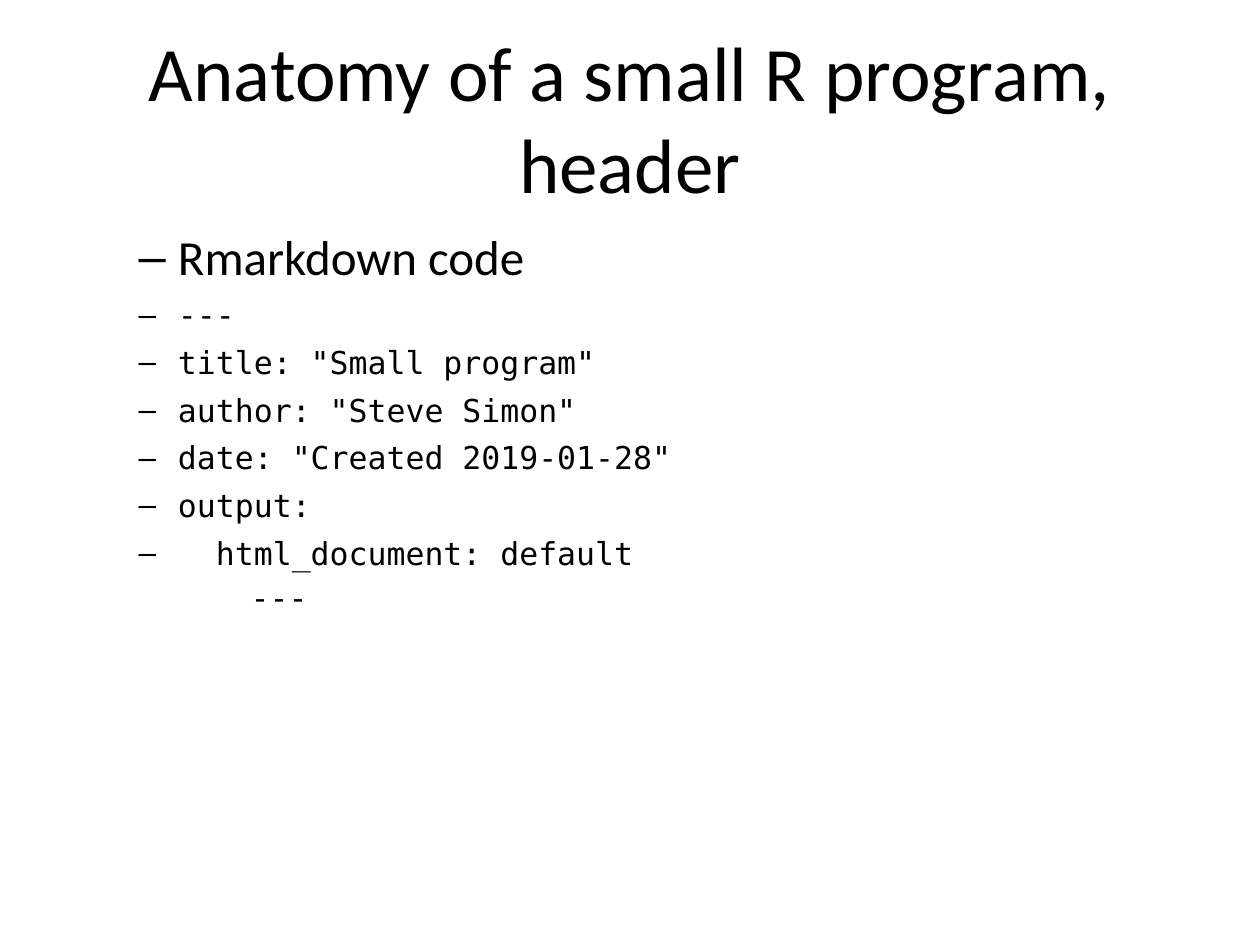
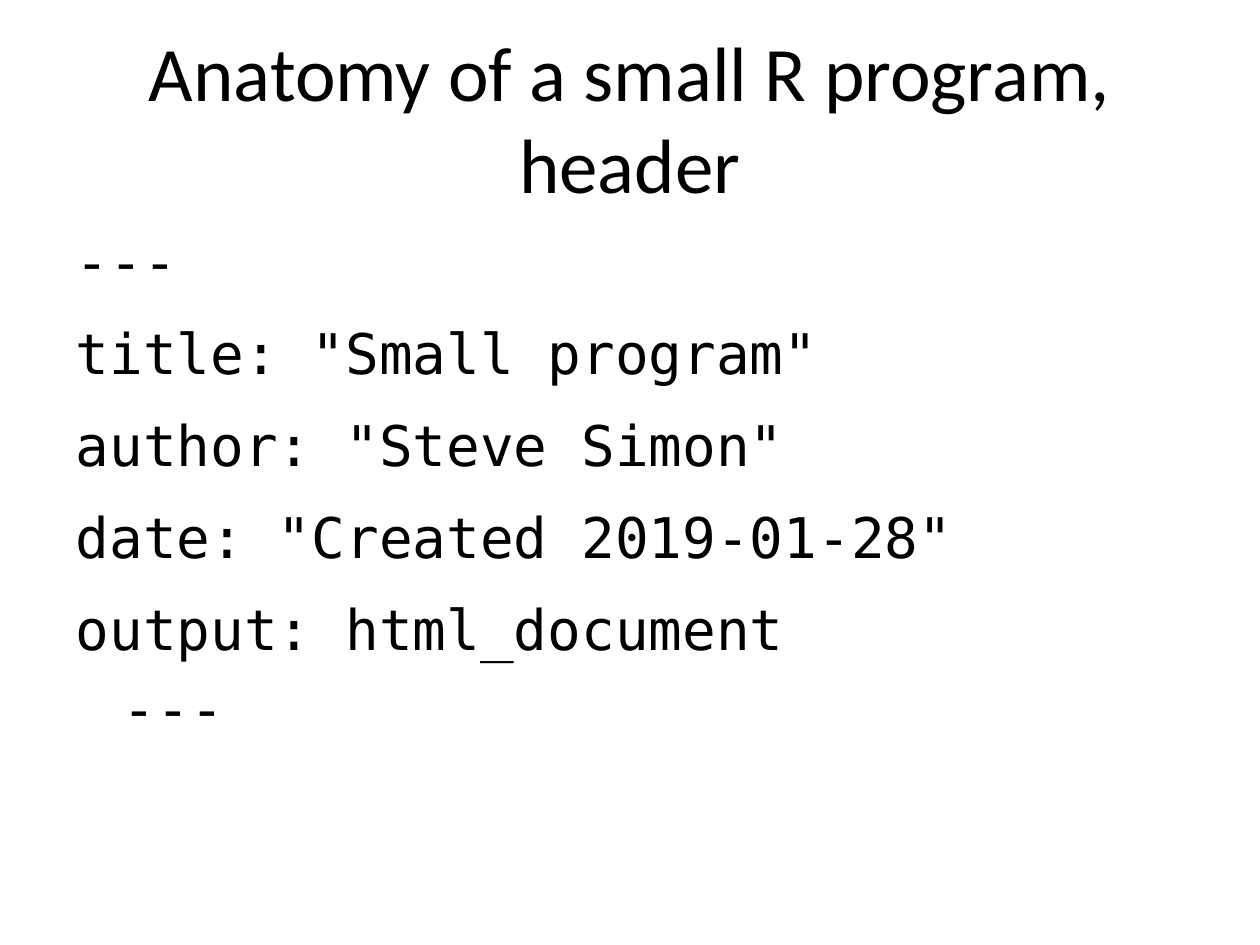
Before and after one commit to pmean/classes, a slide deck: slide 11 of introduction-to-r/results/v01-slides-and-speaker-notes.pptx (slide 9 before the commit). Drawn at 1260x945 pixels with LibreOffice and Linux fonts; fonts in the diff are those of the drawing. Boxes give left, top, right and bottom in pixels: in the first picture for what was removed or moved away, otherwise in the second. Text is boxed around its words. In the diff, an @@ line names an element or a change of style, - is before the commit and + after.

```diff
--- a/introduction-to-r/results/v01-slides-and-speaker-notes.pptx
+++ b/introduction-to-r/results/v01-slides-and-speaker-notes.pptx
@@ text at [76,331,952,662]: text changed; size 18 to 32 pt @@
-  – Rmarkdown code
----
-title: "Small program"
-author: "Steve Simon"
-date: "Created 2019-01-28"
-output:
-html_document: default
----
+---
+title: "Small program"
+author: "Steve Simon"
+date: "Created 2019-01-28"
+output: html_document
+---
```
Also in this commit, not shown: 12 other slides changed, 7 slides added, 4 other files.
